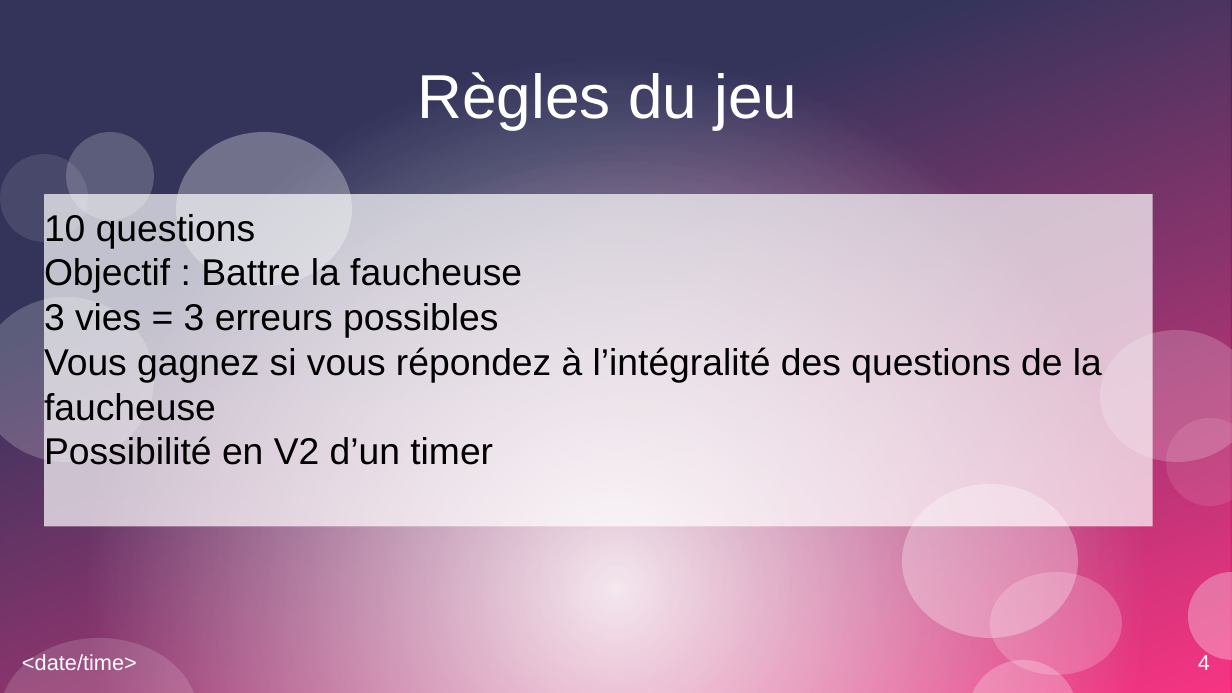
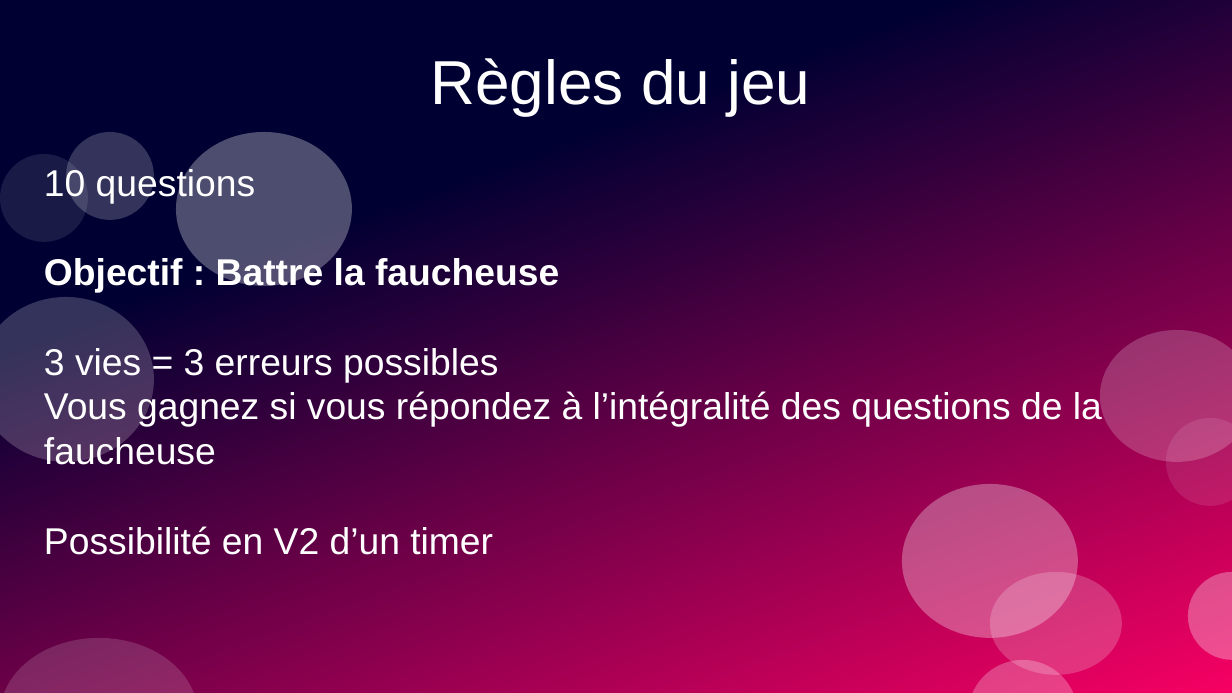
Before and after one commit to RomainVarra/QuizZzZ, a slide deck: slide 3 of Public/Maquettes/Diapos QuizZzZ !.odp (slide 4 before the commit). Drawn at 1232x693 pixels with LibreOffice and Linux fonts; fonts in the diff are those of the drawing. Boxes give left, top, right and bottom in pixels: in the first picture for what was removed or moved away, otherwise in the second. Text is boxed around its words. In the diff, an @@ line names an element or a change of style, - is before the commit and + after.

```diff
--- a/Public/Maquettes/Diapos QuizZzZ !.odp
+++ b/Public/Maquettes/Diapos QuizZzZ !.odp
@@ rectangle removed at [0,0,1231,693] @@
@@ title "Règles du jeu": place and size @@
-title "Règles du jeu" at [418,72,797,129]
+title "Règles du jeu" at [431,58,810,115]
@@ subtitle "10 questions": place and size @@
-subtitle "10 questions" at [44,195,1153,527]
+subtitle "10 questions" at [44,167,1102,555]
@@ subtitle "10 questions" at [44,167,1102,555]: text colour #000000 to #FFFFFF; bold on in "Objectif : Battre la faucheuse"; fill #FFFFFF at 70% opacity to none @@
@@ text removed at [22,654,137,670] @@
-<date/time>
@@ page number removed at [1198,653,1210,670] @@
-4
```
Also in this commit, not shown: 1 other slide changed, 1 slide added, 1 other file.
